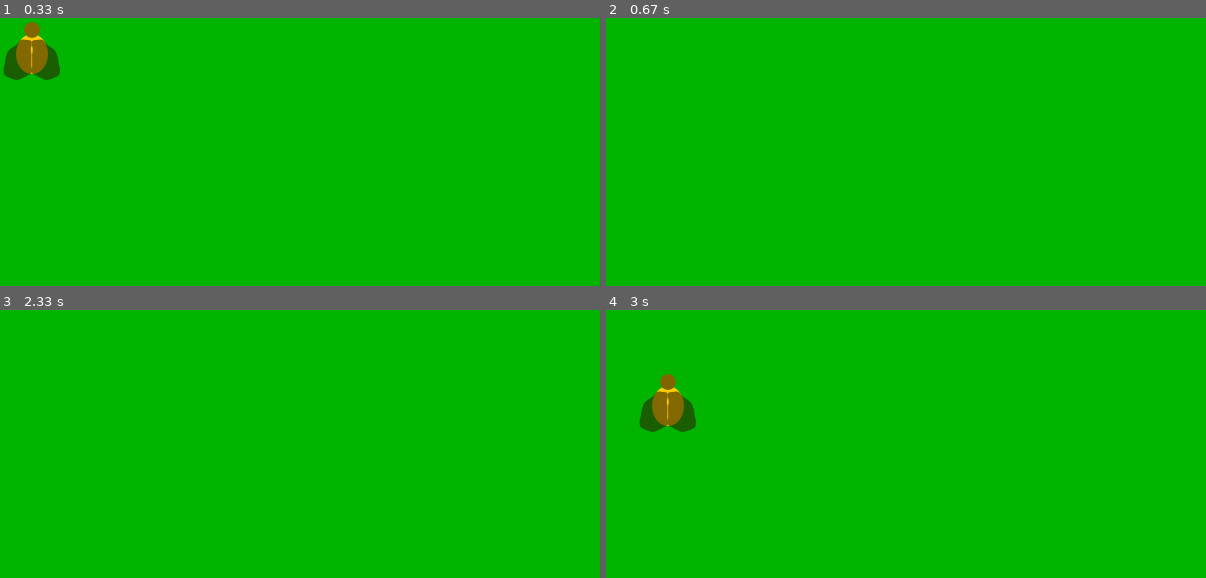
Above: before the commit, frames 1-4 (two rows, left to right).
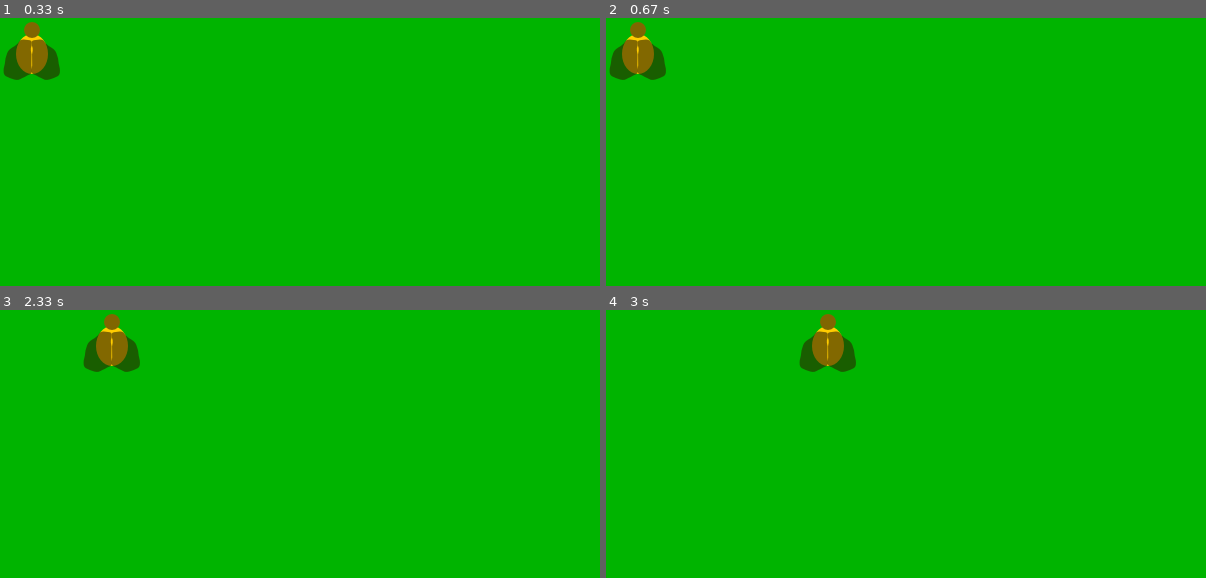
Above: after the commit, the same moments.

Repository: dcbriccetti/python-lessons
Game: pygame game, started from SimplePygame/FadeOutBackground.py
The game is run twice, just before and just after one commit, with the same random seed, the same clock (stepped at 60 frames per second) and the same inputs.
Inputs:
- Up to frame 1 (0.33 s): no input
- Up to frame 2 (0.67 s): hold Left from 0.33 s (still down)
- Up to frame 3 (2.33 s): release Left at 0.87 s; hold Down 0.9-1.2 s; hold Up 1.67-2.03 s; hold Right from 2.07 s (still down)
- Up to frame 4 (3 s): release Right at 2.7 s; hold Down from 2.73 s (still down)

Frame 1 is identical in both runs. In frame 2, 1.3% of the frame differs, in the area x 0-10%, y 1-24%; in frame 3, 1.3%; in frame 4, 2.6%, in the area x 5-42%, y 1-46%.

Commit message:
Remove unneeded code for keys other than right arrow

Diff:
--- a/SimplePygame/FadeOutBackground.py
+++ b/SimplePygame/FadeOutBackground.py
@@ -17,16 +17,9 @@
             or (event.type == KEYDOWN and event.key == K_ESCAPE):
             loop = False
 
-    keystate = pygame.key.get_pressed()
-    if keystate[K_RIGHT]:
+    if pygame.key.get_pressed()[K_RIGHT]:
         bgsound.fadeout(5000)
         beeX += 5
-    if keystate[K_LEFT]:
-        beeX -= 5
-    if keystate[K_UP]:
-        beeY -= 5
-    if keystate[K_DOWN]:
-        beeY += 5
 
     screen.fill((0,180,0))
     screen.blit(bee, (beeX, beeY))
